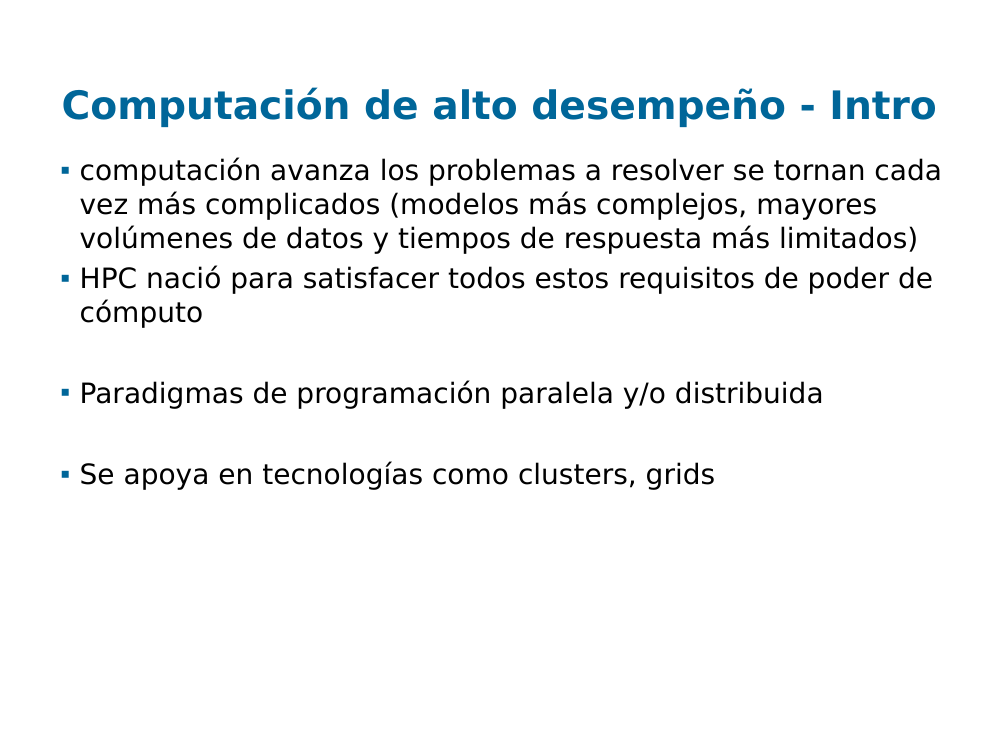
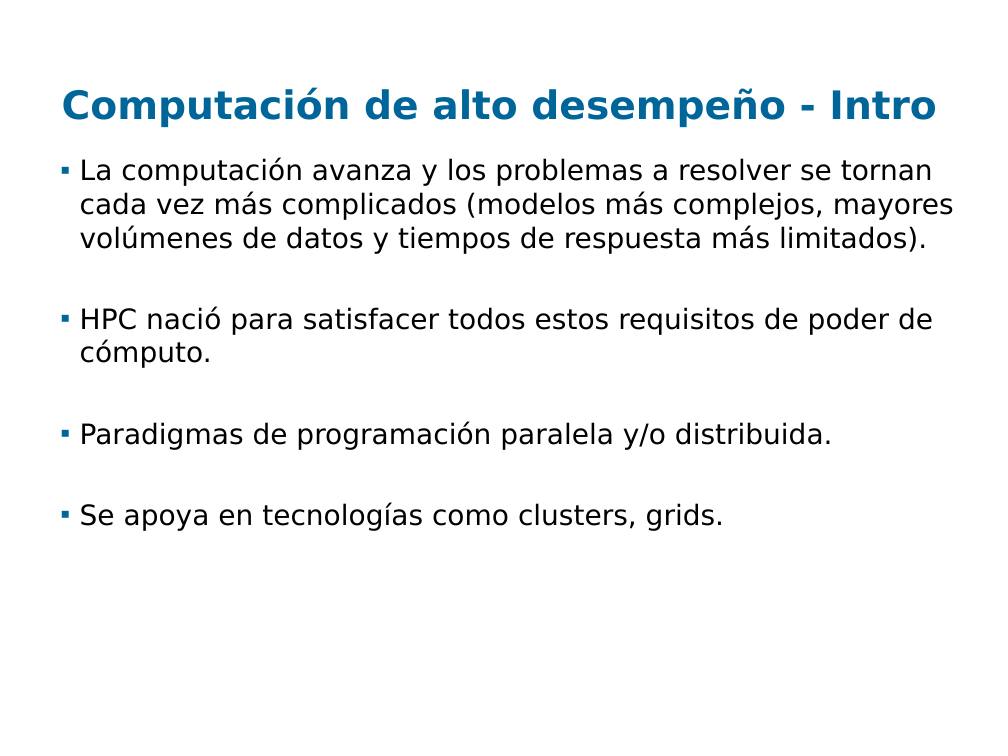
Before and after one commit to santiago-iturriaga/pgruso2007, a slide deck: slide 7 of Documentacion/Presentación Fenton - Paulo.ppt. Drawn at 1008x756 pixels with LibreOffice and Linux fonts; fonts in the diff are those of the drawing; background and template pictures are left out. Boxes give left, top, right and bottom in pixels: in the first picture for what was removed or moved away, otherwise in the second. Text is boxed around its words. In the diff, an @@ line names an element or a change of style, - is before the commit and + after.

```diff
--- a/Documentacion/Presentación Fenton - Paulo.ppt
+++ b/Documentacion/Presentación Fenton - Paulo.ppt
@@ text at [80, 158, 954, 531]: text changed @@
-▪ computación avanza los problemas a resolver se tornan cada vez más complicados (modelos más complejos, mayores volúmenes de datos y tiempos de respuesta más limitados)
-▪ HPC nació para satisfacer todos estos requisitos de poder de cómputo
-▪ Paradigmas de programación paralela y/o distribuida
-▪ Se apoya en tecnologías como clusters, grids
+▪ La computación avanza y los problemas a resolver se tornan cada vez más complicados (modelos más complejos, mayores volúmenes de datos y tiempos de respuesta más limitados).
+▪ HPC nació para satisfacer todos estos requisitos de poder de cómputo.
+▪ Paradigmas de programación paralela y/o distribuida.
+▪ Se apoya en tecnologías como clusters, grids.
```
Also in this commit, not shown: 6 other slides changed, 1 slide added, 1 other file.
